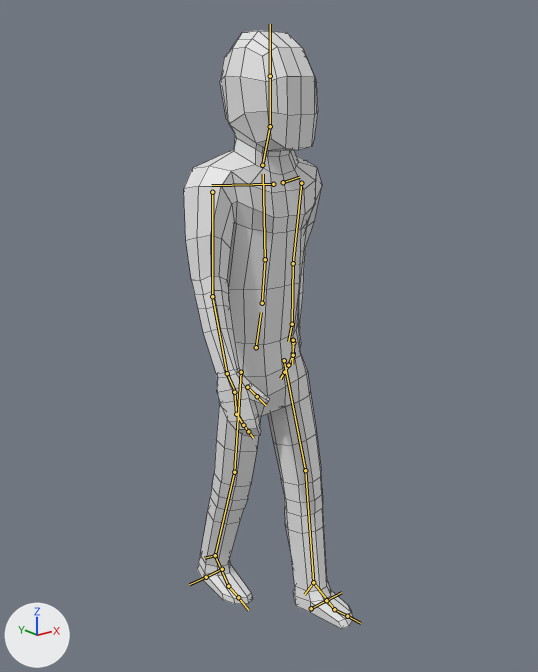
Before and after pictures for a commit that changed the FBX model Assets/Import/Models/Character/Character.fbx.
Rendered twice from a 50 mm lens placed at (-11.09, -14.0, 13.17), pointed at (0.19, 0.09, 7.53). The axes (+X, +Y, +Z) are drawn at lower left. The lights are the same throughout. Both versions are drawn at frame 21 of the action 'metarig|Character_Walk'; the numbers are the values there. The bones that bend it are drawn over the model as lines. Mesh edges are drawn as thin lines.
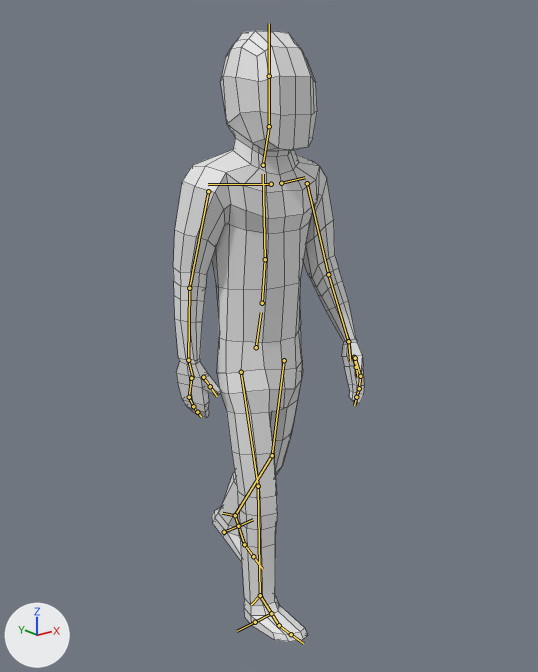
What changed in the scene script:
```text
Change bone_chest:
    where bone_chest = bpy.data.objects['metarig'].pose.bones['chest']  # child of 'spine'
    bone_chest.rotation_quaternion: (1.0, 0.0, 0.028, 0.001) -> (0.999, 0.0, -0.037, -0.001)  # degrees (0, 3, 0) -> degrees (0, -4, 0)
Change bone_upper_arm_l:
    where bone_upper_arm_l = bpy.data.objects['metarig'].pose.bones['upper_arm.L']  # child of 'shoulder.L'
    bone_upper_arm_l.rotation_quaternion: (0.962, -0.162, 0.063, -0.212) -> (0.976, 0.068, -0.028, -0.203)  # degrees (-20, 3, -25) -> degrees (8, -2, -24)
Change bone_upper_arm_r:
    where bone_upper_arm_r = bpy.data.objects['metarig'].pose.bones['upper_arm.R']  # child of 'shoulder.R'
    bone_upper_arm_r.rotation_quaternion: (0.977, 0.049, -0.021, 0.208) -> (0.967, -0.115, -0.086, 0.209)  # degrees (5, -3, 24) -> degrees (-15, -7, 25)
Change bone_thigh_l:
    where bone_thigh_l = bpy.data.objects['metarig'].pose.bones['thigh.L']  # child of 'hips'
    bone_thigh_l.rotation_quaternion: (0.989, -0.15, 0.005, 0.006) -> (0.995, 0.095, 0.0, 0.005)  # degrees (-17, 1, 1) -> degrees (11, 0, 1)
Change bone_shin_l:
    where bone_shin_l = bpy.data.objects['metarig'].pose.bones['shin.L']  # child of 'thigh.L'
    bone_shin_l.rotation_quaternion: (0.998, 0.067, -0.005, -0.002) -> (0.985, 0.175, -0.005, -0.002)  # degrees (8, -1, 0) -> degrees (20, 0, 0)
Change bone_foot_l:
    where bone_foot_l = bpy.data.objects['metarig'].pose.bones['foot.L']  # child of 'shin.L'
    bone_foot_l.rotation_quaternion: (1.0, 0.0, 0.0, 0.0) -> (0.999, -0.041, 0.0, 0.0)  # degrees (0, 0, 0) -> degrees (-5, 0, 0)
Change bone_thigh_r:
    where bone_thigh_r = bpy.data.objects['metarig'].pose.bones['thigh.R']  # child of 'hips'
    bone_thigh_r.rotation_quaternion: (0.997, 0.073, -0.004, 0.001) -> (0.994, -0.111, 0.011, 0.009)  # degrees (8, 0, 0) -> degrees (-13, 1, 1)
Change bone_shin_r:
    where bone_shin_r = bpy.data.objects['metarig'].pose.bones['shin.R']  # child of 'thigh.R'
    bone_shin_r.rotation_quaternion: (0.998, 0.067, -0.005, -0.002) -> (0.997, 0.08, -0.007, -0.006)  # degrees (8, -1, 0) -> degrees (9, -1, -1)
```

Location of each change, [x1, y1, x2, y2] in pixels of the pictures (538 x 672 px):
'Cube', posed (14% wider): before [184, 30, 353, 629]; after [173, 31, 365, 642]
bone 'upper_arm.L', root to tip: before (301, 183) to (293, 263); after (307, 183) to (328, 274)
bone 'upper_arm.R', root to tip: before (212, 192) to (212, 296); after (208, 191) to (189, 288)
bone 'thigh.L', root to tip: before (284, 360) to (305, 470); after (284, 360) to (272, 455)
bone 'shin.L', root to tip: before (305, 470) to (313, 582); after (272, 455) to (235, 515)
bone 'foot.L', root to tip: before (313, 582) to (334, 609); after (235, 515) to (244, 544)
bone 'thigh.R', root to tip: before (241, 372) to (234, 472); after (241, 372) to (258, 486)
bone 'shin.R', root to tip: before (234, 472) to (215, 555); after (258, 486) to (260, 595)
